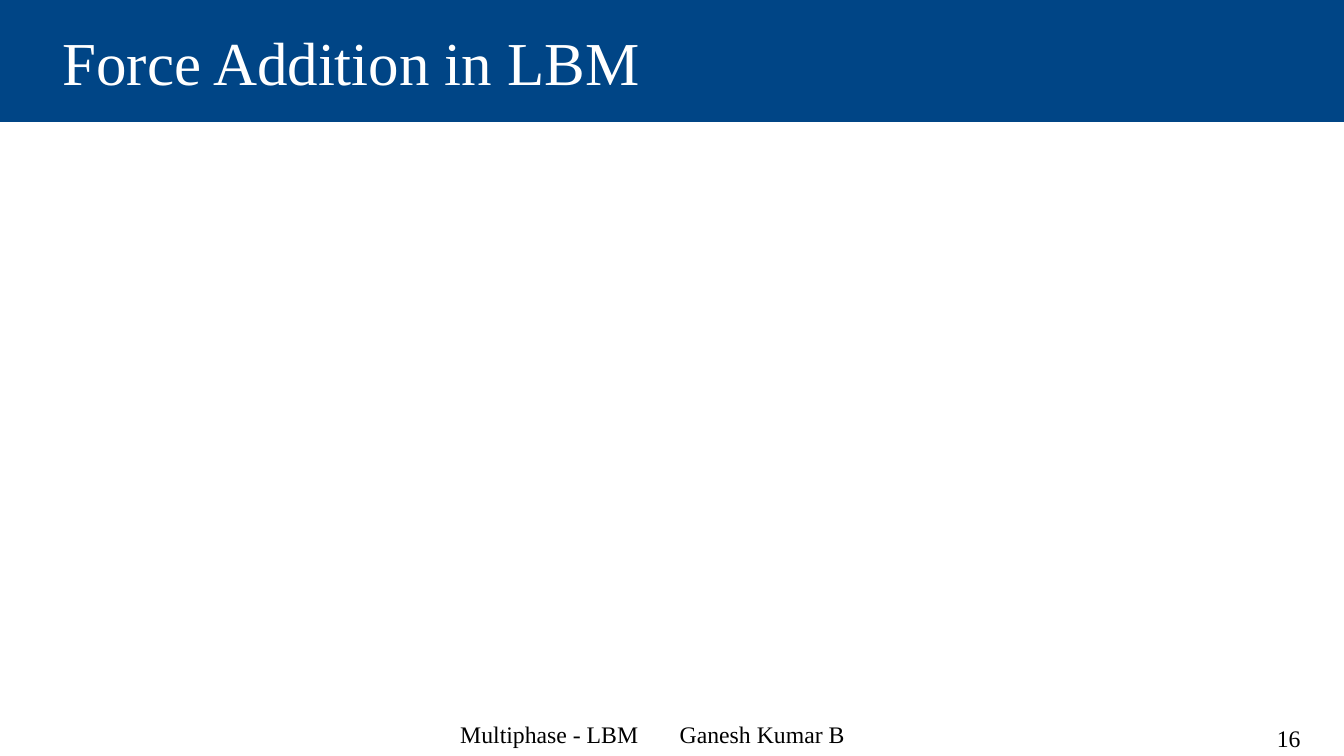
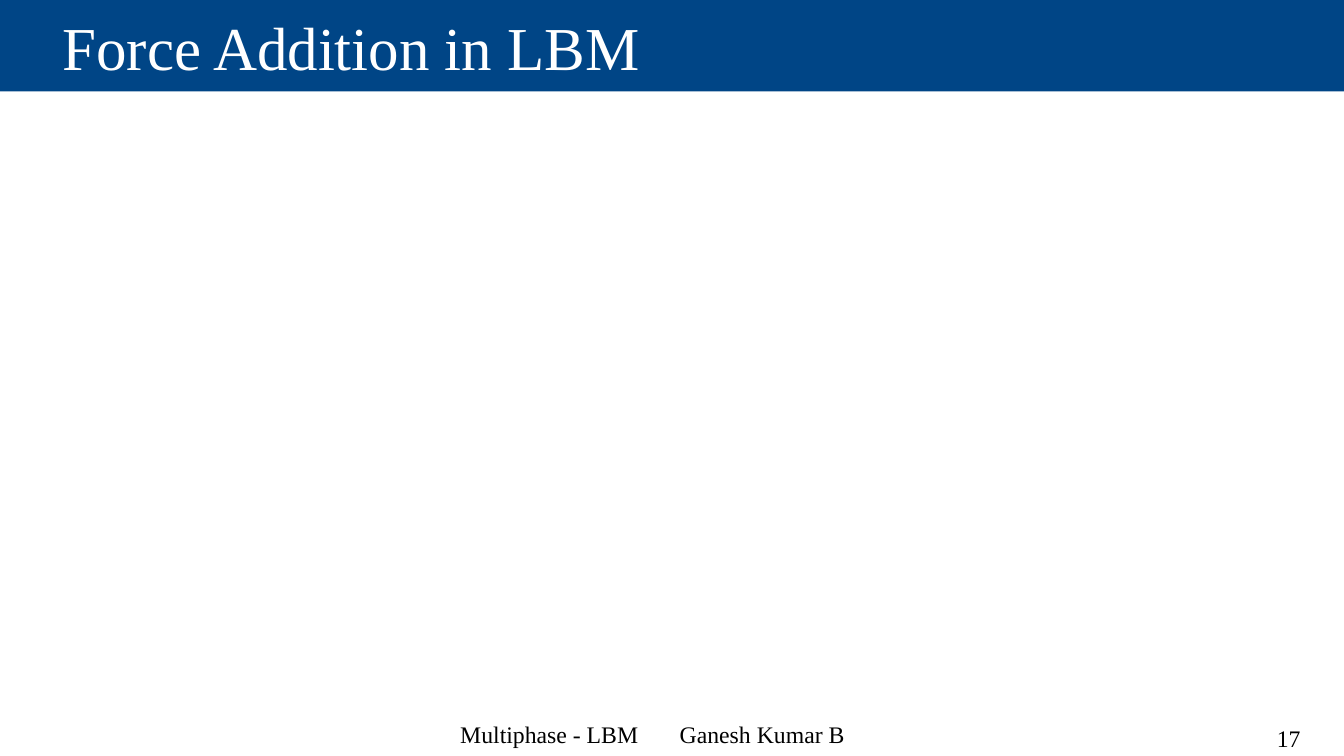
Before and after one commit to Ganesh-Kumar-B/multiphase_ppts, a slide deck: slide 17 of Multiphase_LBM.odp (slide 16 before the commit). Drawn at 1344x756 pixels with LibreOffice and Linux fonts; fonts in the diff are those of the drawing. Boxes give left, top, right and bottom in pixels: in the first picture for what was removed or moved away, otherwise in the second. Text is boxed around its words. In the diff, an @@ line names an element or a change of style, - is before the commit and + after.

```diff
--- a/Multiphase_LBM.odp
+++ b/Multiphase_LBM.odp
@@ title "Force Addition in LBM": place and size @@
-title "Force Addition in LBM" at box(0, 0, 1344, 122)
+title "Force Addition in LBM" at box(0, 0, 1344, 91)
@@ page number at box(1277, 731, 1301, 747): text changed @@
-16
+17
```
Also in this commit, not shown: 12 other slides changed, 1 slide added.
